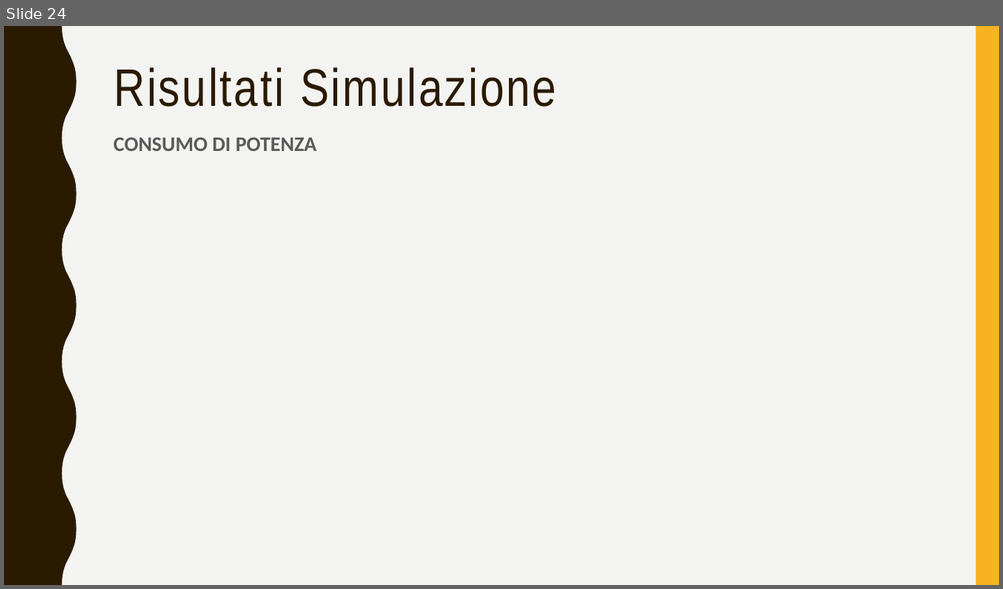
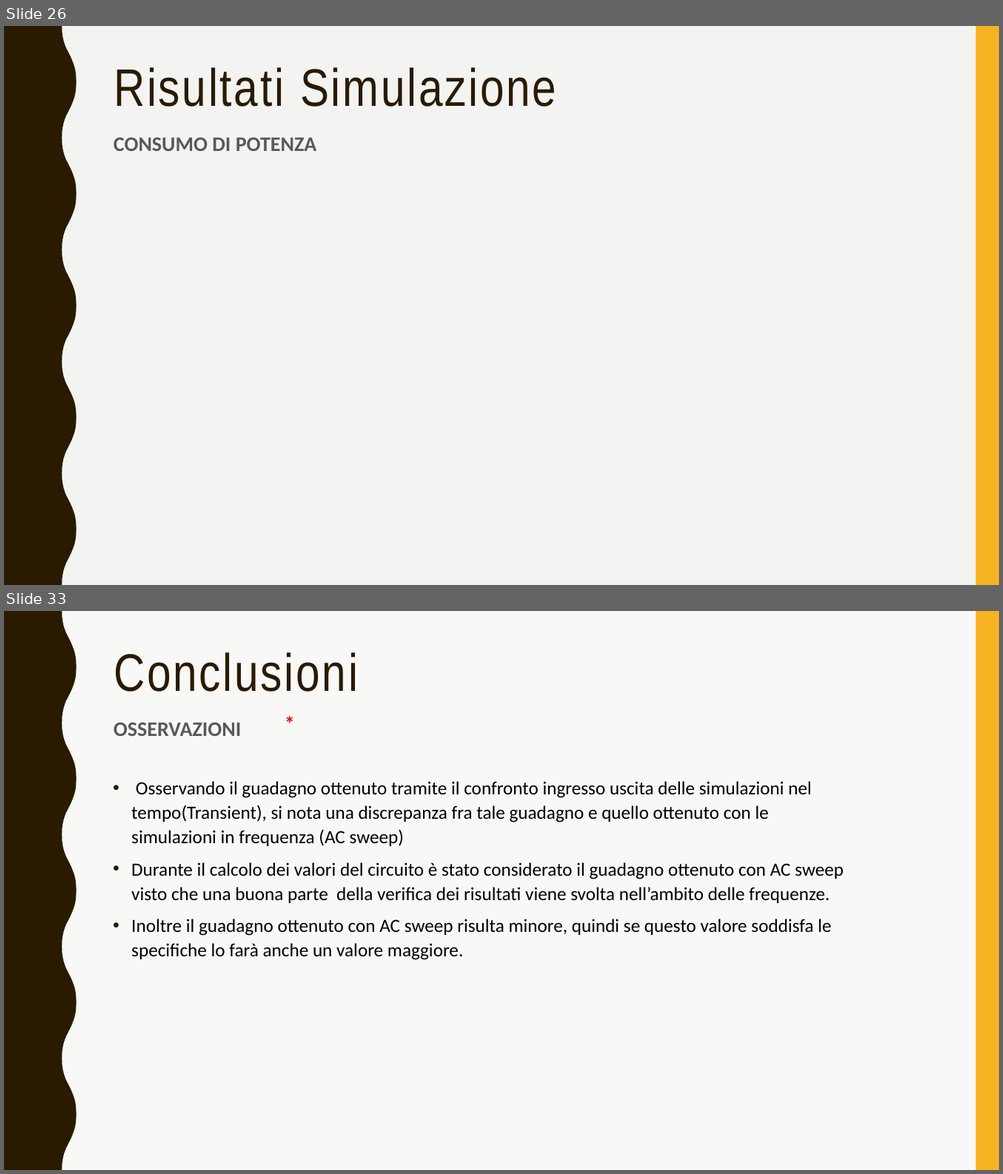
Before and after one commit to alessio-capello/MicroElectronics, a slide deck: MicroB/MicroBpresentazione.pptx. Shown one above the other, each under a label of ours: slide 24 before the commit, slides 26 and 33 after it; the slides between them are not shown. The pictures are 1003x589 and 1003x1174 pixels, drawn with LibreOffice and Linux fonts; fonts in the diff are those of the drawing; grey boxes stand for pictures. Boxes give left, top, right and bottom in pixels: in the first picture for what was removed or moved away, otherwise in the second. Text is boxed around its words. In the diff, an @@ line names an element or a change of style, - is before the commit and + after.

```diff
--- a/MicroB/MicroBpresentazione.pptx
+++ b/MicroB/MicroBpresentazione.pptx
@@ slide 33 added at [4,611,999,1170], background #F3F3F2 at 58% opacity; not listed: 2 template elements that a slide beside it also shows @@
@@ title added at [114,652,358,692], 51 pt, text #2A1A00 @@
+Conclusioni
@@ text added at [277,707,301,740], 20 pt, text #FF0000, bold @@
+*
@@ text added at [114,722,241,736], 20 pt, text #595959, bold @@
+OSSERVAZIONI
@@ text added at [131,781,843,960], 18 pt, text #000000 @@
+• Osservando il guadagno ottenuto tramite il confronto ingresso uscita delle simulazioni nel tempo(Transient), si nota una discrepanza fra tale guadagno e quello ottenuto con le simulazioni in frequenza (AC sweep)
+• Durante il calcolo dei valori del circuito è stato considerato il guadagno ottenuto con AC sweep visto che una buona parte della verifica dei risultati viene svolta nell’ambito delle frequenze.
+• Inoltre il guadagno ottenuto con AC sweep risulta minore, quindi se questo valore soddisfa le specifiche lo farà anche un valore maggiore.
@@ what was slide 24 is now slide 26 @@
```
Also in this commit, not shown: 17 slides changed, 7 other slides added, 43 other files.
